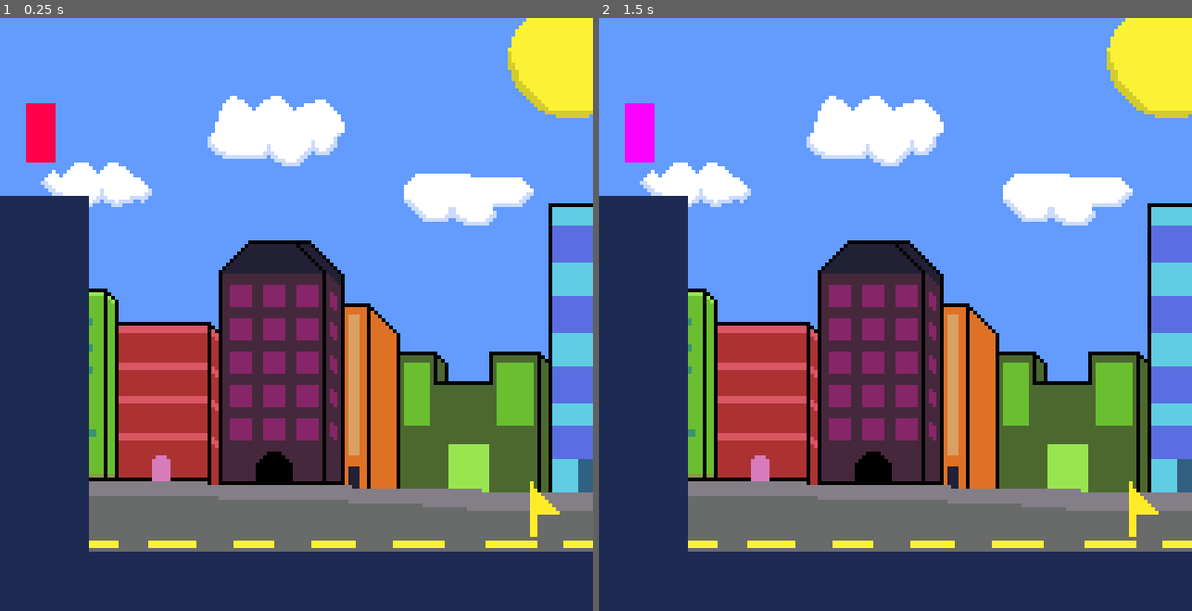
Above: before the commit, frames 1-2 (left to right).
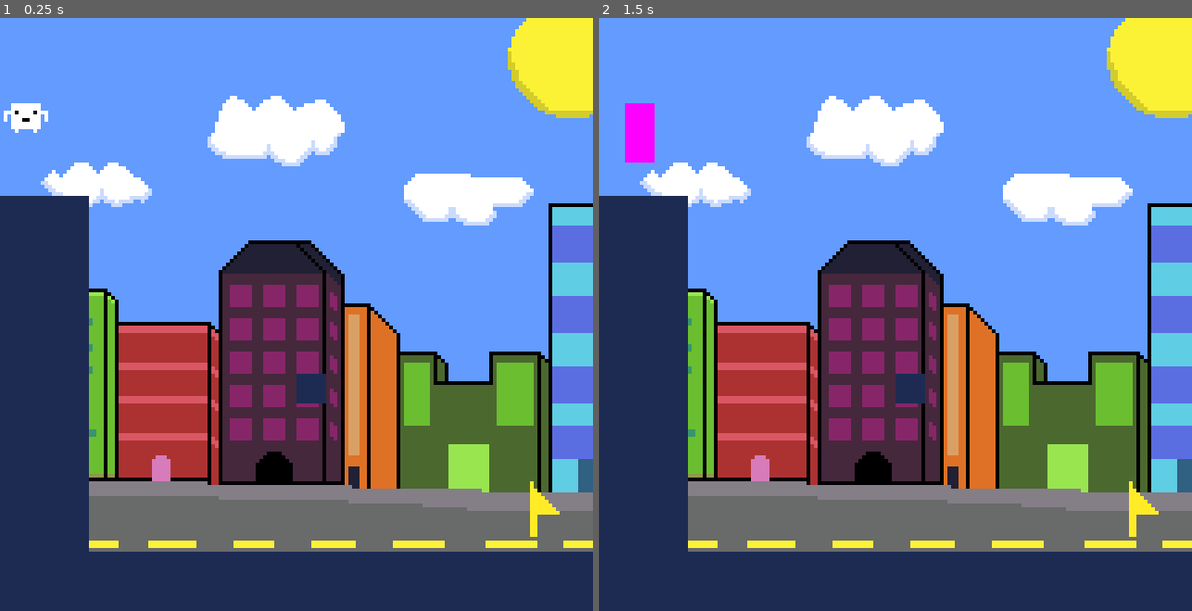
Above: after the commit, the same moments.

Repository: BurrrntToast/ludum-dare-55
Game: Godot game, scene res://scenes/dev stuff/dev_level.tscn
Two runs of this game, one before a commit and one after it. Both use one fixed random seed, a clock stepped at 60 frames per second and the inputs below.
Inputs:
- Up to frame 1 (0.25 s): no input
- Up to frame 2 (1.5 s): tap Enter at 0.5 s; hold D (right) from 0.53 s (still down); tap Space (jump) at 0.6, 0.77, 1.07, 1.25 s; tap E (summon) at 1.35 s

The runs differ from the first frame. In frame 1, 0.9% of the frame differs, in the area x 0-55%, y 14-65%; in frame 2, 0.2%.
Error before the commit: Invalid operands 'float' and 'Vector2' in operator '+'. (res://entities/player/player.gd:36)
Error after the commit: Invalid operands 'float' and 'Vector2' in operator '+'. (res://entities/guys/guy.gd:36)

Commit message:
added 3 'guys'
- textures & entities for all 3 'guys'

#2

Diff:
--- a/godot-project/entities/player/player.tscn
+++ b/godot-project/entities/guys/guy1.tscn
@@ -1,36 +1,33 @@
-[gd_scene load_steps=6 format=3 uid="uid://cuq3w1clum66o"]
+[gd_scene load_steps=7 format=3 uid="uid://cuq3w1clum66o"]
 
-[ext_resource type="Script" path="res://entities/player/player.gd" id="1_v3wnx"]
+[ext_resource type="Script" path="res://entities/guys/guy.gd" id="1_v3wnx"]
 [ext_resource type="AudioStream" uid="uid://bhb0edo6p26nk" path="res://resources/sounds/jump.wav" id="2_738ji"]
+[ext_resource type="Texture2D" uid="uid://e5kik0mfgxd4" path="res://resources/textures/guy 1/stand.png" id="2_i5idd"]
 [ext_resource type="AudioStream" uid="uid://dn8wjvou15ilr" path="res://resources/sounds/explosion.wav" id="3_bps3n"]
 
 [sub_resource type="RectangleShape2D" id="RectangleShape2D_c1mkl"]
-size = Vector2(8, 16)
+size = Vector2(12, 8)
 
 [sub_resource type="RectangleShape2D" id="RectangleShape2D_as08v"]
-size = Vector2(8, 16)
+size = Vector2(12, 8)
 
-[node name="Player" type="CharacterBody2D"]
+[node name="Guy1" type="CharacterBody2D"]
 script = ExtResource("1_v3wnx")
 speed = 100.0
 
-[node name="TempSprite" type="ColorRect" parent="."]
-offset_right = 8.0
-offset_bottom = 16.0
-color = Color(1, 0, 0.301961, 1)
-
 [node name="Sprite" type="Sprite2D" parent="."]
+texture = ExtResource("2_i5idd")
 
 [node name="CollisionShape2D" type="CollisionShape2D" parent="."]
 visible = false
-position = Vector2(4, 8)
+position = Vector2(0, 4)
 shape = SubResource("RectangleShape2D_c1mkl")
 
 [node name="Area2D" type="Area2D" parent="." groups=["player"]]
 
 [node name="CollisionShape2D2" type="CollisionShape2D" parent="Area2D"]
 visible = false
-position = Vector2(4, 8)
+position = Vector2(0, 4)
 shape = SubResource("RectangleShape2D_as08v")
 
 [node name="JumpSound" type="AudioStreamPlayer" parent="."]
--- /dev/null
+++ b/godot-project/entities/guys/guy2.tscn
@@ -0,0 +1,41 @@
+[gd_scene load_steps=7 format=3 uid="uid://cqdvpfe7mlpsa"]
+
+[ext_resource type="Script" path="res://entities/guys/guy.gd" id="1_0xox5"]
+[ext_resource type="Texture2D" uid="uid://dkn3s2nt5qybp" path="res://resources/textures/guy 2/stand.png" id="2_cmxp4"]
+[ext_resource type="AudioStream" uid="uid://bhb0edo6p26nk" path="res://resources/sounds/jump.wav" id="3_28ifw"]
+[ext_resource type="AudioStream" uid="uid://dn8wjvou15ilr" path="res://resources/sounds/explosion.wav" id="4_7yhuh"]
+
+[sub_resource type="RectangleShape2D" id="RectangleShape2D_c1mkl"]
+size = Vector2(12, 10)
+
+[sub_resource type="RectangleShape2D" id="RectangleShape2D_as08v"]
+size = Vector2(12, 10)
+
+[node name="Guy2" type="CharacterBody2D"]
+script = ExtResource("1_0xox5")
+speed = 100.0
+
+[node name="Sprite" type="Sprite2D" parent="."]
+texture = ExtResource("2_cmxp4")
+
+[node name="CollisionShape2D" type="CollisionShape2D" parent="."]
+visible = false
+position = Vector2(0, 3)
+shape = SubResource("RectangleShape2D_c1mkl")
+
+[node name="Area2D" type="Area2D" parent="." groups=["player"]]
+
+[node name="CollisionShape2D2" type="CollisionShape2D" parent="Area2D"]
+visible = false
+position = Vector2(0, 3)
+shape = SubResource("RectangleShape2D_as08v")
+
+[node name="JumpSound" type="AudioStreamPlayer" parent="."]
+stream = ExtResource("3_28ifw")
+volume_db = -18.366
+bus = &"SFX"
+
+[node name="SummonSound" type="AudioStreamPlayer" parent="."]
+stream = ExtResource("4_7yhuh")
+volume_db = -18.366
+bus = &"SFX"
--- /dev/null
+++ b/godot-project/entities/guys/guy3.tscn
@@ -0,0 +1,41 @@
+[gd_scene load_steps=7 format=3 uid="uid://v88dd2oug4vi"]
+
+[ext_resource type="Script" path="res://entities/guys/guy.gd" id="1_6p7wf"]
+[ext_resource type="Texture2D" uid="uid://csi70dbrvm4cn" path="res://resources/textures/guy 3/stand.png" id="2_r3row"]
+[ext_resource type="AudioStream" uid="uid://bhb0edo6p26nk" path="res://resources/sounds/jump.wav" id="3_h2cg7"]
+[ext_resource type="AudioStream" uid="uid://dn8wjvou15ilr" path="res://resources/sounds/explosion.wav" id="4_mu30x"]
+
+[sub_resource type="RectangleShape2D" id="RectangleShape2D_c1mkl"]
+size = Vector2(12, 13)
+
+[sub_resource type="RectangleShape2D" id="RectangleShape2D_as08v"]
+size = Vector2(12, 13)
+
+[node name="Guy2" type="CharacterBody2D"]
+script = ExtResource("1_6p7wf")
+speed = 100.0
+
+[node name="Sprite" type="Sprite2D" parent="."]
+texture = ExtResource("2_r3row")
+
+[node name="CollisionShape2D" type="CollisionShape2D" parent="."]
+visible = false
+position = Vector2(0, 1.5)
+shape = SubResource("RectangleShape2D_c1mkl")
+
+[node name="Area2D" type="Area2D" parent="." groups=["player"]]
+
+[node name="CollisionShape2D2" type="CollisionShape2D" parent="Area2D"]
+visible = false
+position = Vector2(0, 1.5)
+shape = SubResource("RectangleShape2D_as08v")
+
+[node name="JumpSound" type="AudioStreamPlayer" parent="."]
+stream = ExtResource("3_h2cg7")
+volume_db = -18.366
+bus = &"SFX"
+
+[node name="SummonSound" type="AudioStreamPlayer" parent="."]
+stream = ExtResource("4_mu30x")
+volume_db = -18.366
+bus = &"SFX"
--- a/godot-project/scenes/dev stuff/dev_level.tscn
+++ b/godot-project/scenes/dev stuff/dev_level.tscn
@@ -1,7 +1,7 @@
 [gd_scene load_steps=9 format=3 uid="uid://28286us3jo6x"]
 
 [ext_resource type="Texture2D" uid="uid://lnasehkylpjn" path="res://resources/textures/8x8.png" id="1_4ph17"]
-[ext_resource type="PackedScene" uid="uid://cuq3w1clum66o" path="res://entities/player/player.tscn" id="1_a4s0e"]
+[ext_resource type="PackedScene" uid="uid://cuq3w1clum66o" path="res://entities/guys/guy1.tscn" id="1_a4s0e"]
 [ext_resource type="Script" path="res://scenes/dev stuff/dev_level.gd" id="1_ywec5"]
 [ext_resource type="Texture2D" uid="uid://c85sssdpboxc5" path="res://resources/textures/CityBackground.png" id="2_mnh0r"]
 [ext_resource type="Texture2D" uid="uid://bjmavdja4jcw4" path="res://resources/pico-8-extended.png" id="3_t4ns5"]
@@ -31,12 +31,10 @@
 modulate = Color(0.113725, 0.168627, 0.32549, 1)
 tile_set = SubResource("TileSet_auysc")
 format = 2
-layer_0/tile_data = PackedInt32Array(1245203, 0, 0, 1179667, …(1045 unchanged characters)… 17506, 0, 0, 983042, 0, 0, 1114114, 0, 0)
+layer_0/tile_data = PackedInt32Array(1245203, 0, 0, 1179667, …(1045 unchanged characters)… 17506, 0, 0, 983042, 0, 0, 1114114, 0, 0, 786442, 0, 0)
 
 [node name="Player" parent="." instance=ExtResource("1_a4s0e")]
 position = Vector2(7, 23)
-jump_height = 20.0
-time_to_peak_time = 0.2
 time_to_descent_time = 0.3
 
 [node name="Pico-8-extended" type="Sprite2D" parent="."]
--- a/godot-project/scenes/dev stuff/dev_level2.tscn
+++ b/godot-project/scenes/dev stuff/dev_level2.tscn
@@ -2,7 +2,7 @@
 
 [ext_resource type="Script" path="res://scenes/dev stuff/dev_level.gd" id="1_lva0m"]
 [ext_resource type="Texture2D" uid="uid://lnasehkylpjn" path="res://resources/textures/8x8.png" id="2_h8qn0"]
-[ext_resource type="PackedScene" uid="uid://cuq3w1clum66o" path="res://entities/player/player.tscn" id="3_vvlqm"]
+[ext_resource type="PackedScene" uid="uid://cuq3w1clum66o" path="res://entities/guys/guy1.tscn" id="3_vvlqm"]
 [ext_resource type="Texture2D" uid="uid://bjmavdja4jcw4" path="res://resources/pico-8-extended.png" id="4_eesun"]
 [ext_resource type="PackedScene" uid="uid://cyd5t8xs3rsh6" path="res://entities/level flag/flag.tscn" id="5_2v7kr"]
 
Renamed: godot-project/entities/player/player.gd -> godot-project/entities/guys/guy.gd
Binary file added: godot-project/resources/textures/guy 1/stand.png
Not shown, added: godot-project/resources/textures/guy 1/stand.png.import
Binary file added: godot-project/resources/textures/guy 2/stand.png
Not shown, added: godot-project/resources/textures/guy 2/stand.png.import
Binary file added: godot-project/resources/textures/guy 3/stand.png
Not shown, added: godot-project/resources/textures/guy 3/stand.png.import
